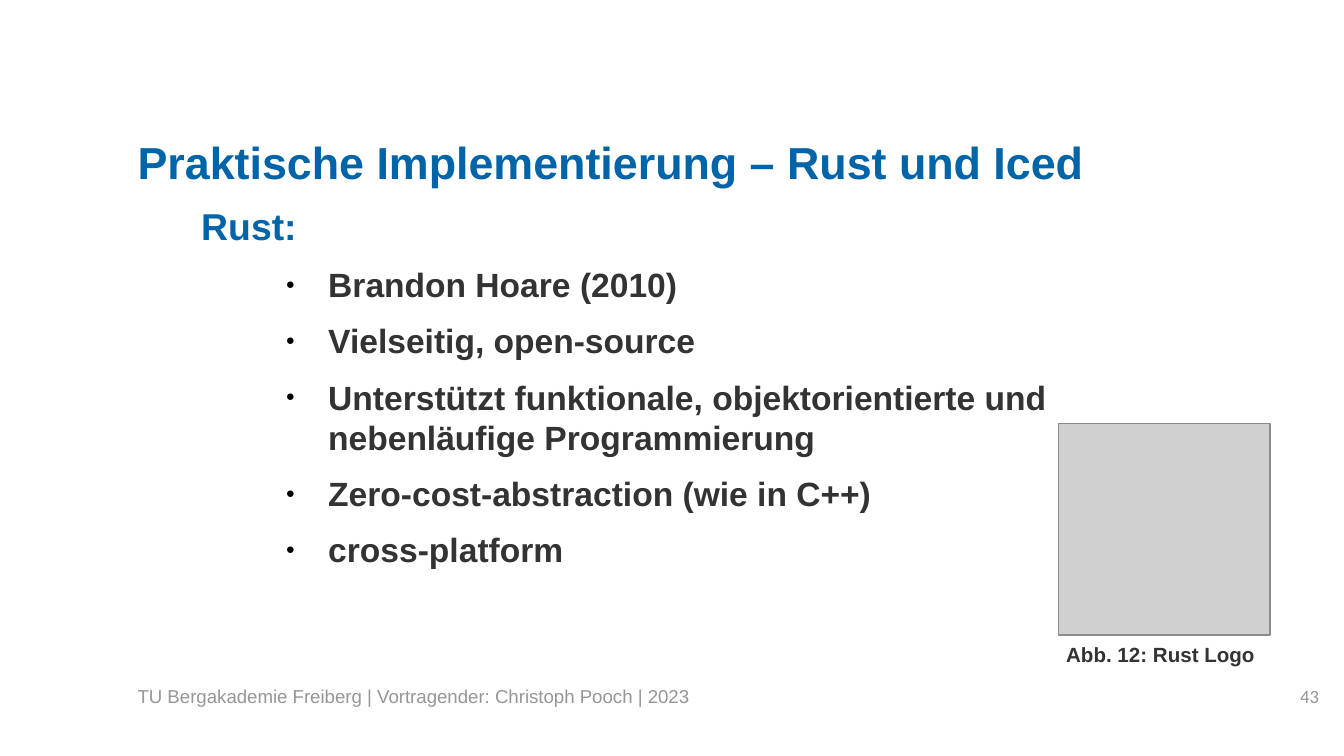
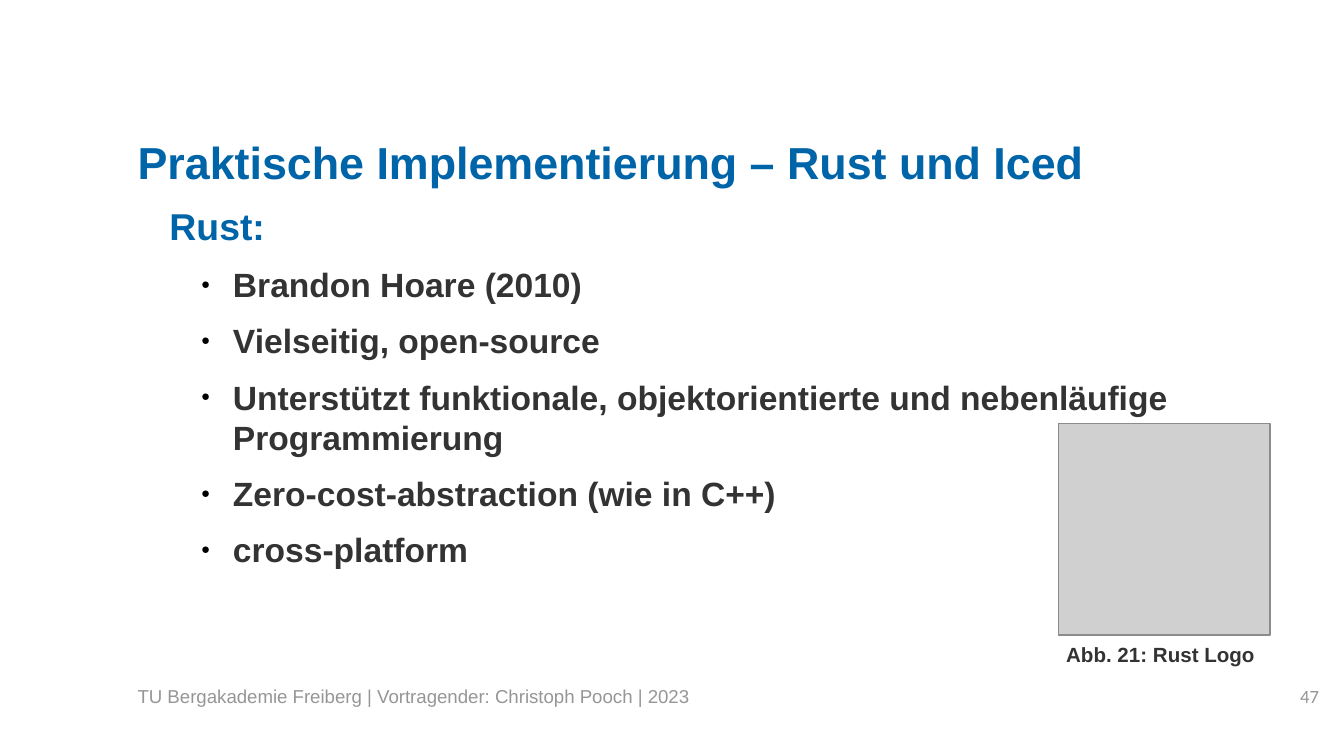
Before and after one commit to LordofUndeads/Bachelorarbeit, a slide deck: slide 47 of Verteidigung/BA_Verteidigung.odp (slide 43 before the commit). Drawn at 1344x756 pixels with LibreOffice and Linux fonts; fonts in the diff are those of the drawing; grey boxes stand for pictures; background and template pictures are left out. Boxes give left, top, right and bottom in pixels: in the first picture for what was removed or moved away, otherwise in the second. Text is boxed around its words. In the diff, an @@ line names an element or a change of style, - is before the commit and + after.

```diff
--- a/Verteidigung/BA_Verteidigung.odp
+++ b/Verteidigung/BA_Verteidigung.odp
@@ text "Rust:" at [169, 214, 1167, 568]: indent changed @@
@@ text at [1066, 647, 1254, 667]: text changed @@
-Abb. 12: Rust Logo
+Abb. 21: Rust Logo
@@ page number at [1300, 691, 1319, 703]: text changed @@
-43
+47
```
Also in this commit, not shown: 30 other slides changed, 22 slides added, 3 other files.
